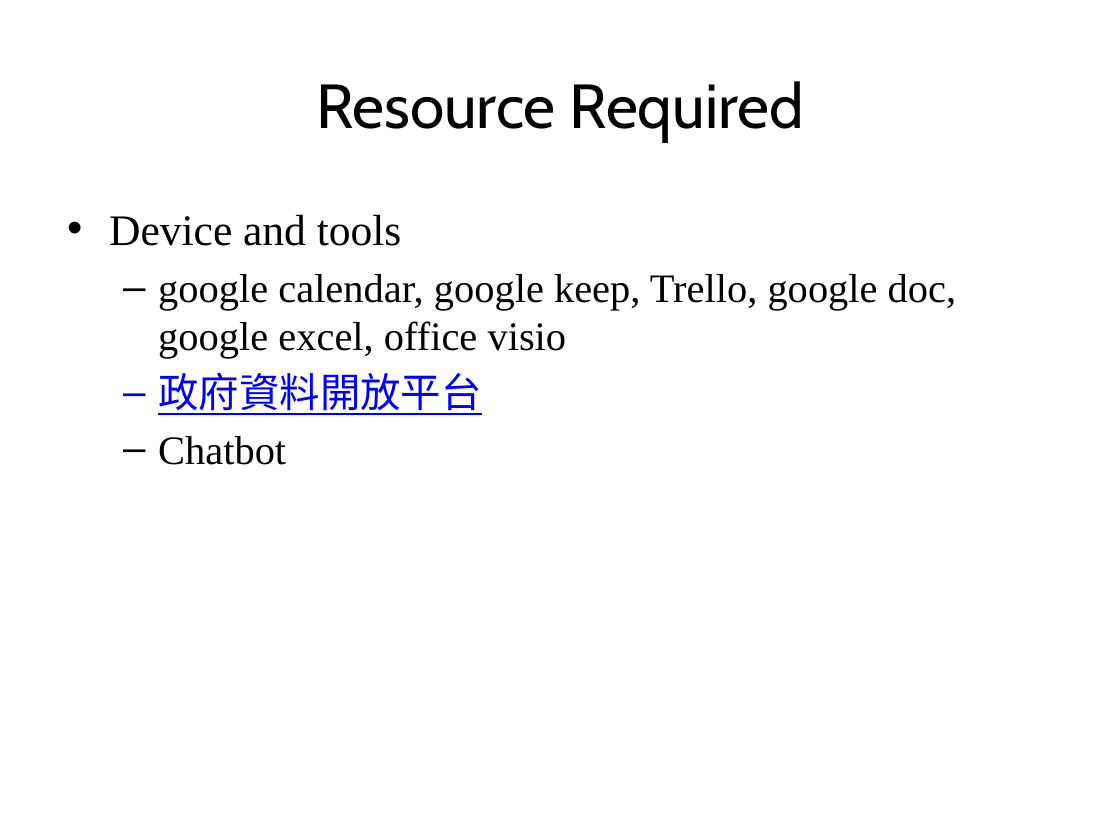
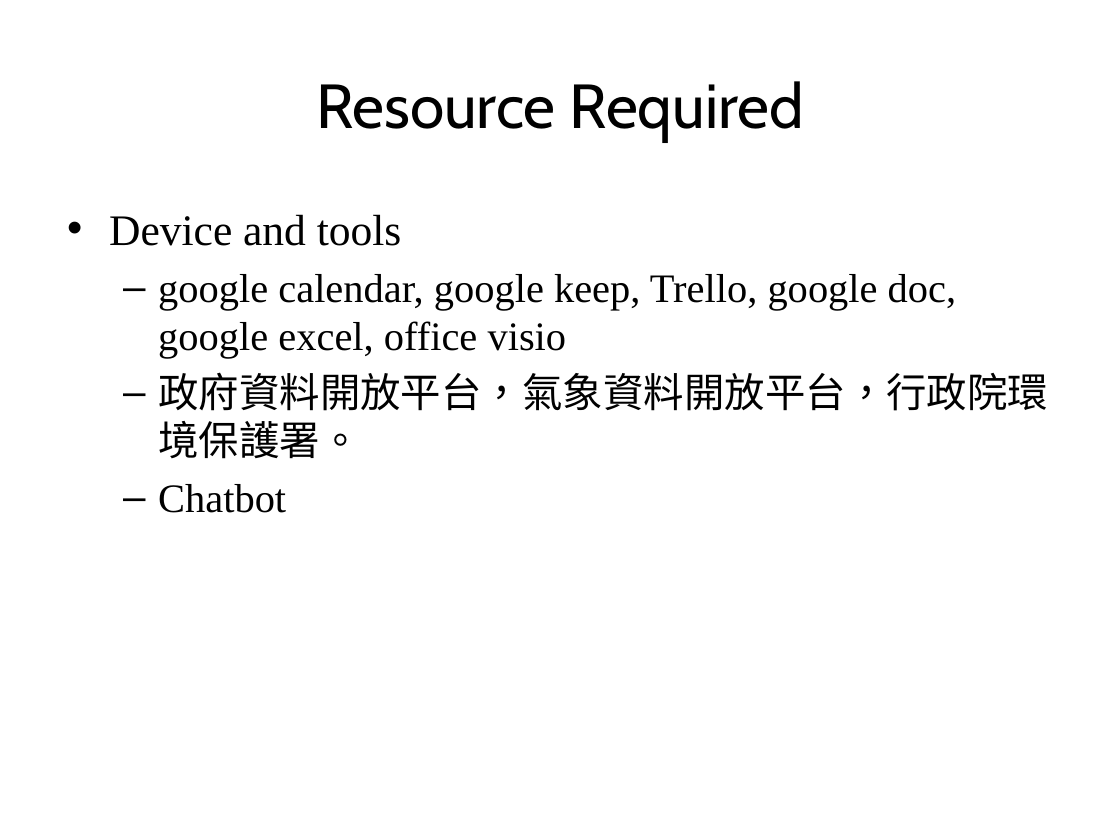
Before and after one commit to poan0627/108_SM_Team4, a slide deck: slide 9 of 軟體品質管理期中專案報告_team4.pptx. Drawn at 1120x840 pixels with LibreOffice and Linux fonts; fonts in the diff are those of the drawing. Boxes give left, top, right and bottom in pixels: in the first picture for what was removed or moved away, otherwise in the second. Text is boxed around its words. In the diff, an @@ line names an element or a change of style, - is before the commit and + after.

```diff
--- a/軟體品質管理期中專案報告_team4.pptx
+++ b/軟體品質管理期中專案報告_team4.pptx
@@ text at box(158, 372, 1048, 459): text changed; text colour #0000FF to #000000 @@
-  – 政府資料開放平台
+  – 政府資料開放平台，氣象資料開放平台，行政院環境保護署。
```
Also in this commit, not shown: 7 other slides changed, 3 other files.
